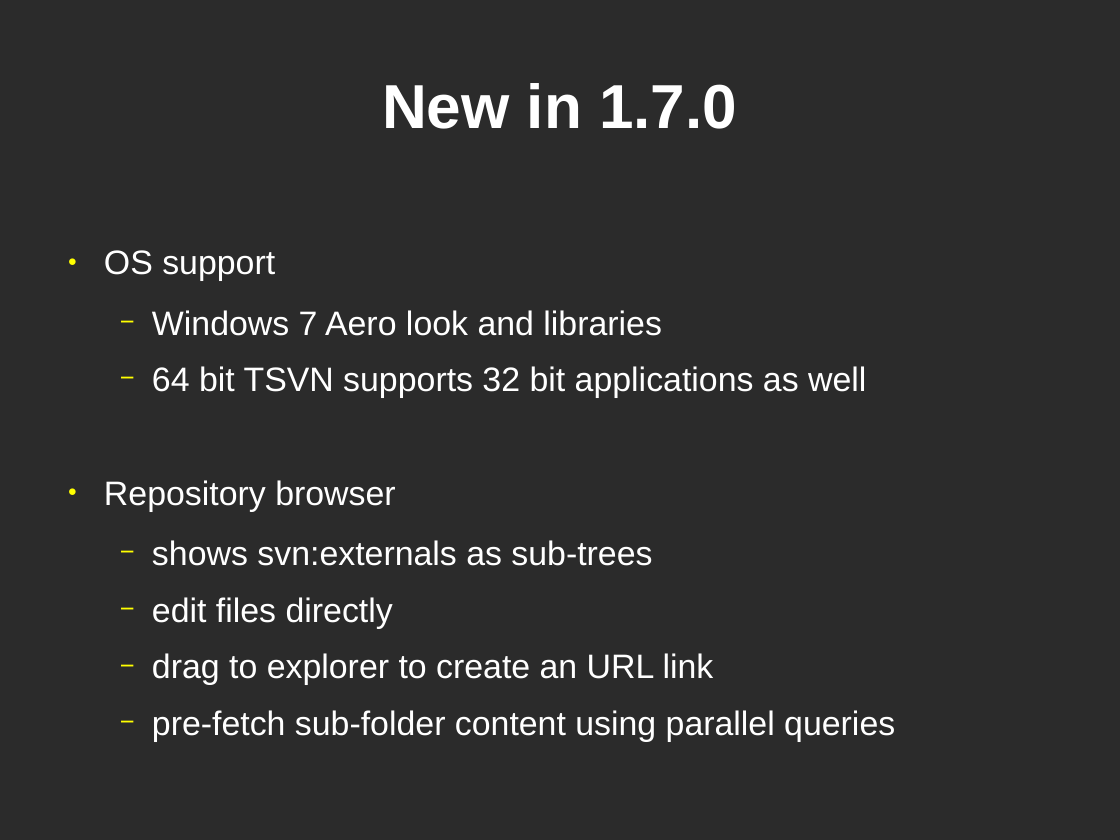
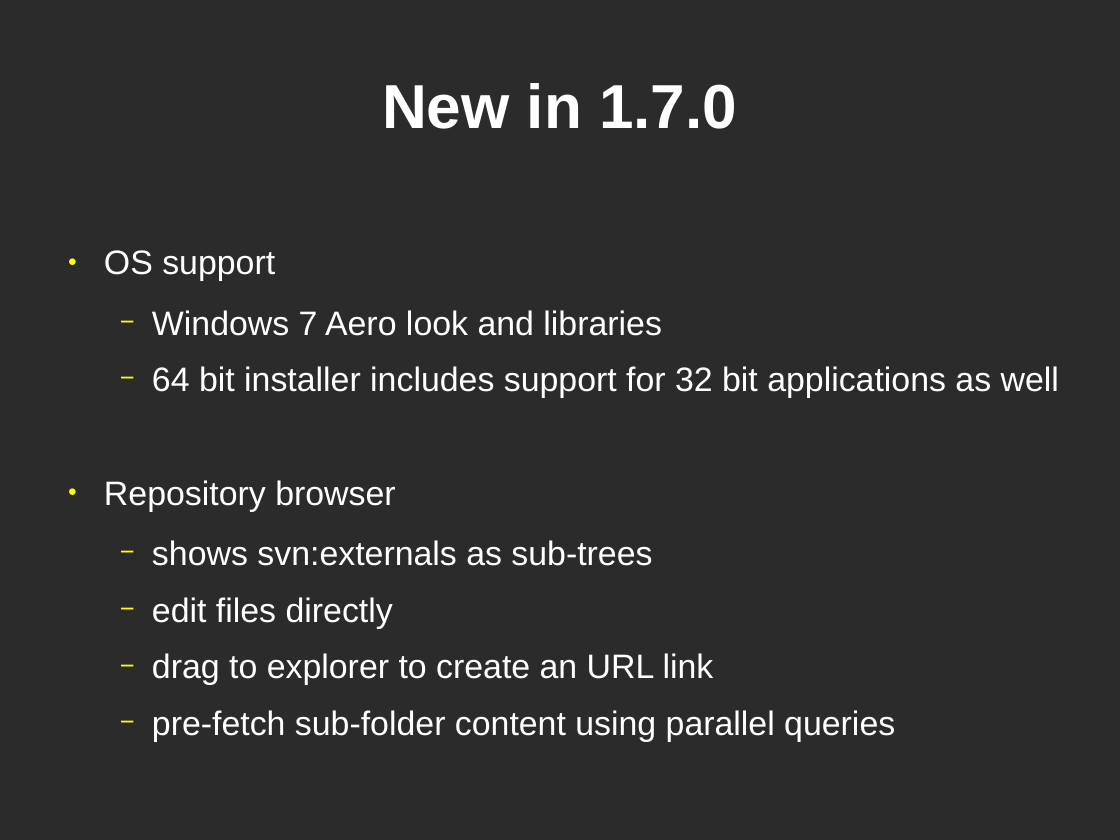
Before and after one commit to josesimoes/TortoiseSVN, a slide deck: slide 6 of doc/presentations/Subversion Live 2011/tsvn17andbeyond.odp. Drawn at 1120x840 pixels with LibreOffice and Linux fonts; fonts in the diff are those of the drawing; background and template pictures are left out; a plain dark background stands for a picture behind light text. Boxes give left, top, right and bottom in pixels: in the first picture for what was removed or moved away, otherwise in the second. Text is boxed around its words. In the diff, an @@ line names an element or a change of style, - is before the commit and + after.

```diff
--- a/doc/presentations/Subversion Live 2011/tsvn17andbeyond.odp
+++ b/doc/presentations/Subversion Live 2011/tsvn17andbeyond.odp
@@ text at box(152, 366, 1059, 398): text changed @@
-  − 64 bit TSVN supports 32 bit applications as well
+  − 64 bit installer includes support for 32 bit applications as well
```
Also in this commit, not shown: 6 other slides changed, 1 other file.
